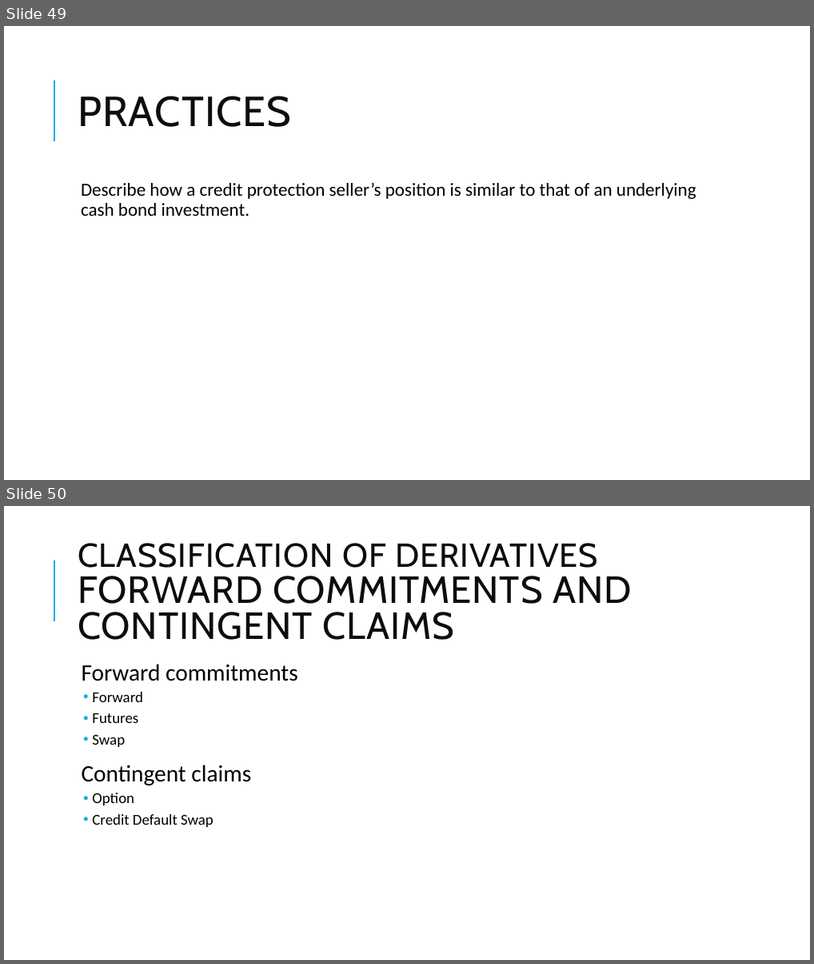
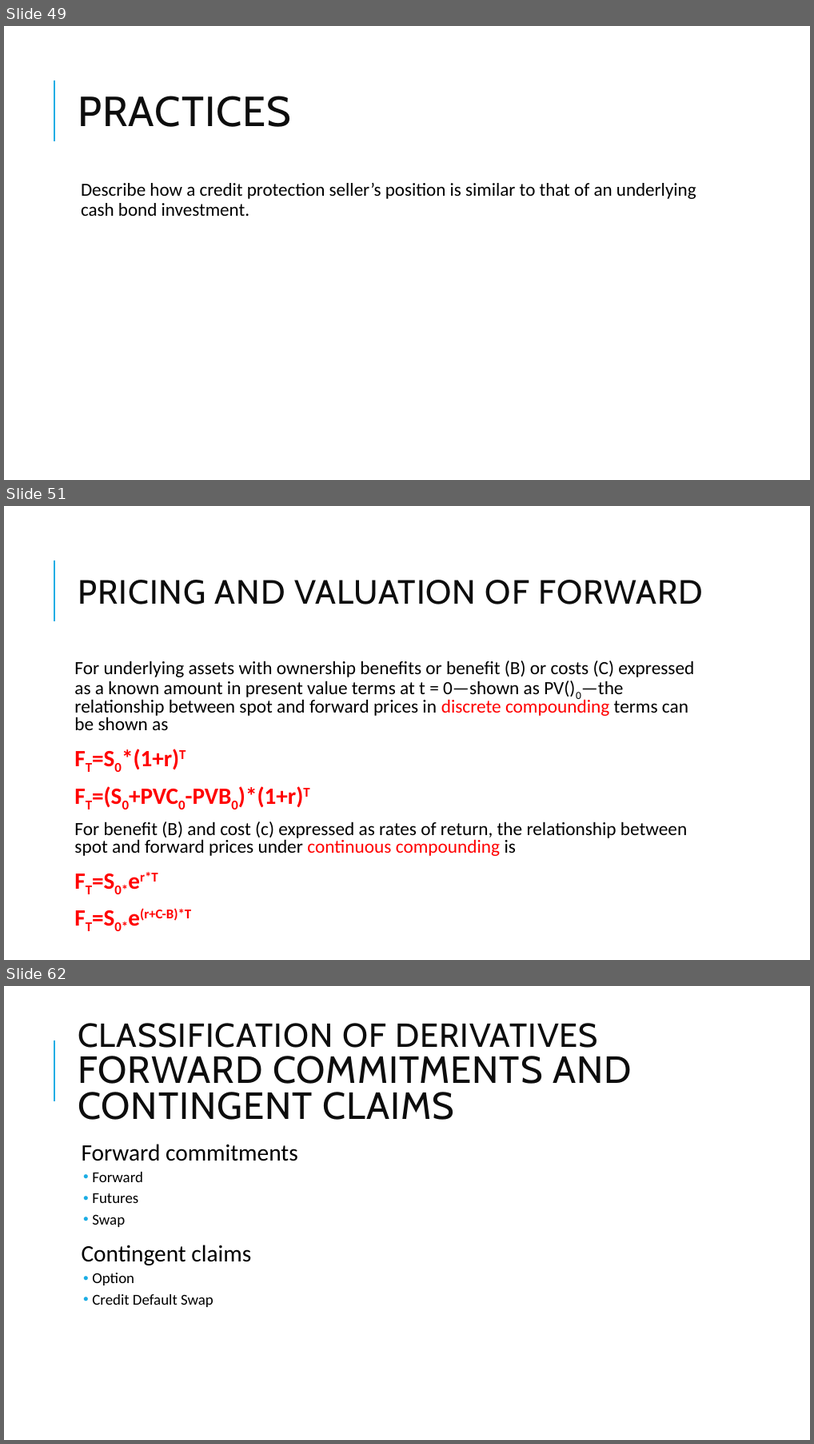
Before and after one commit to Isco0530/data, a slide deck: Derivatives.pptx. Shown one above the other, each under a label of ours: slides 49 and 50 before the commit, slides 49, 51 and 62 after it; the slides between them are not shown. The pictures are 814x964 and 814x1444 pixels, drawn with LibreOffice and Linux fonts; fonts in the diff are those of the drawing; background and template pictures are left out. Boxes give left, top, right and bottom in pixels: in the first picture for what was removed or moved away, otherwise in the second. Text is boxed around its words. In the diff, an @@ line names an element or a change of style, - is before the commit and + after.

```diff
--- a/Derivatives.pptx
+++ b/Derivatives.pptx
@@ slide 51 added at <box>4,506,810,960</box>, background #FFFFFF; not listed: 1 template element that a slide beside it also shows @@
@@ title added at <box>78,580,703,604</box>, 40 pt, text #0D0D0D @@
+PRICING AND VALUATION OF FORWARD
@@ text added at <box>74,660,694,926</box>, 22.2 pt, text #000000 @@
+For underlying assets with ownership benefits or benefit (B) or costs (C) expressed as a known amount in present value terms at t = 0—shown as PV()0—the relationship between spot and forward prices in discrete compounding terms can be shown as
+FT=S0*(1+r)T
+FT=(S0+PVC0-PVB0)*(1+r)T
+For benefit (B) and cost (c) expressed as rates of return, the relationship between spot and forward prices under continuous compounding is
+FT=S0*er*T
+FT=S0*e(r+C-B)*T
@@ what was slide 50 is now slide 62 @@
```
Also in this commit, not shown: 11 other slides added, 1 other file.
